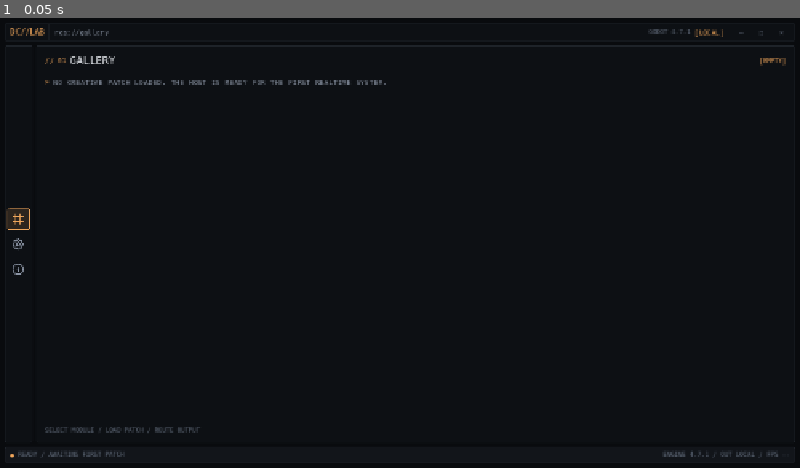
Above: before the commit, frame 1.
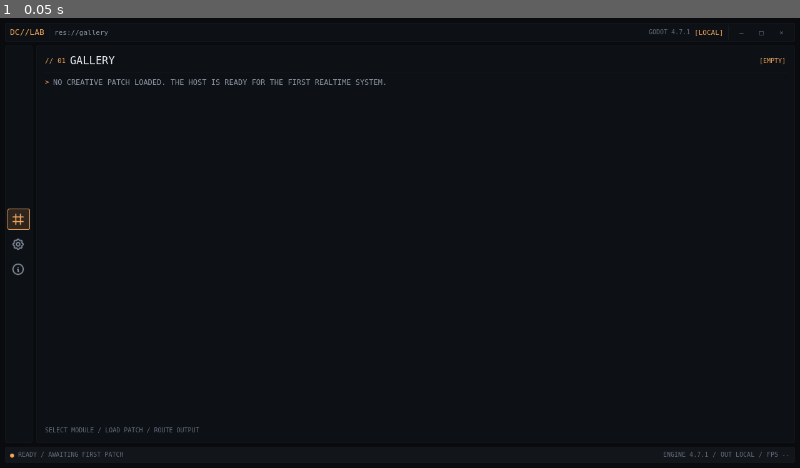
Above: after the commit, the same moment.

Repository: Rzbck/godot-creative-lab
Game: Godot game, scene res://app/main/main.tscn
The game is run twice, just before and just after one commit, with the same random seed, the same clock (stepped at 60 frames per second) and the same inputs.
Inputs:
- Up to frame 1 (0.05 s): no input

The runs differ from the first frame. In frame 1, 0.7% of the frame differs, in the area x 0-99%, y 2-98%.

Commit message:
fix: render shell at native window resolution

Diff:
--- a/project.godot
+++ b/project.godot
@@ -20,5 +20,7 @@
 window/size/viewport_height=720
 window/size/window_width_override=1280
 window/size/window_height_override=720
+window/size/resizable=true
 window/size/borderless=true
-window/stretch/mode="canvas_items"
+window/dpi/allow_hidpi=true
+window/stretch/mode="disabled"
